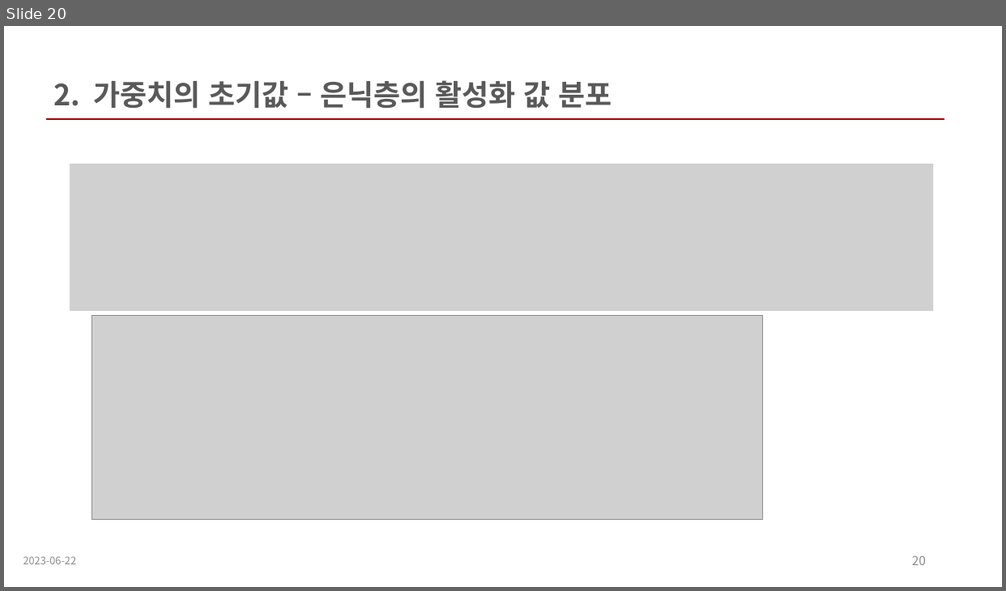
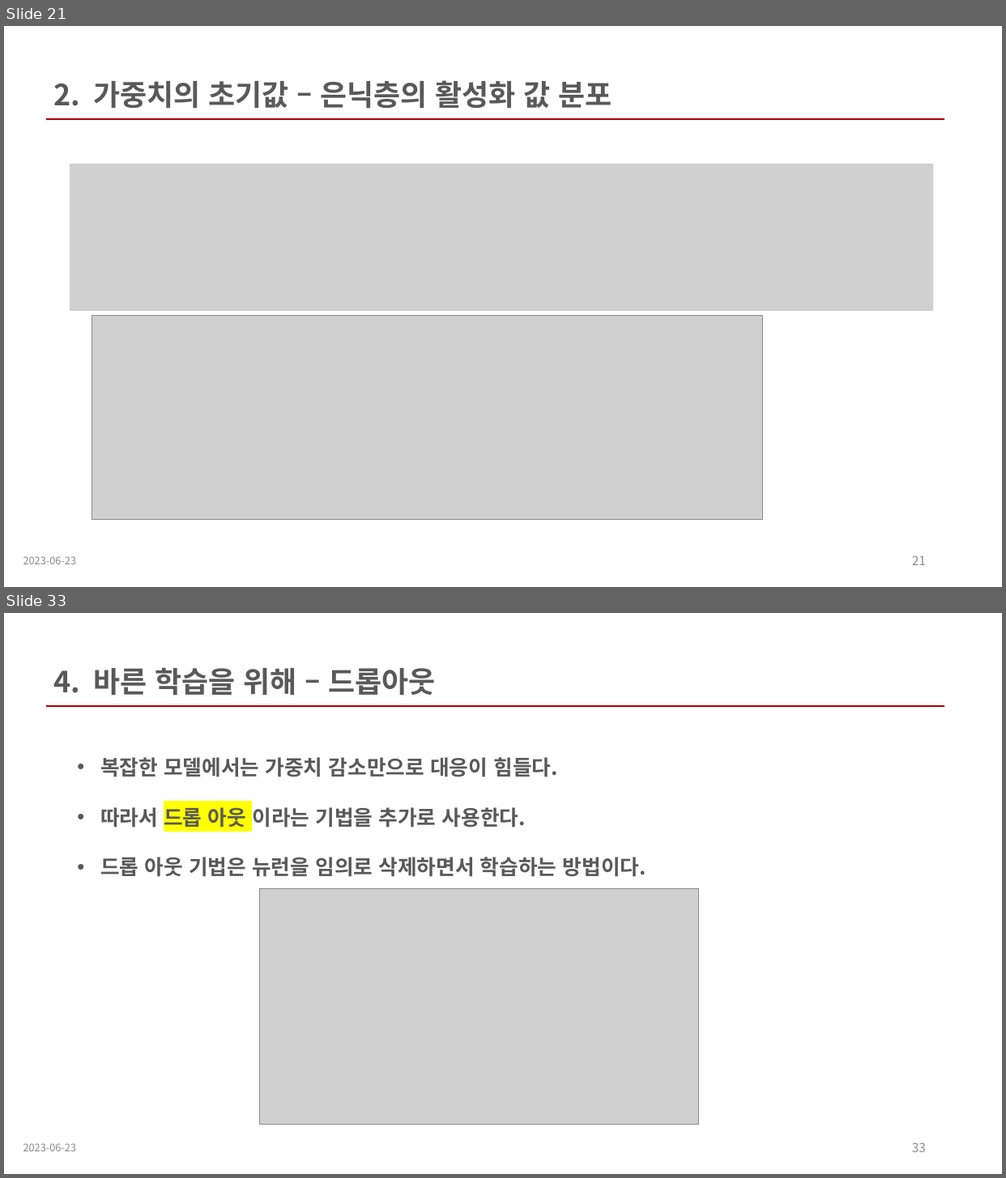
Before and after one commit to wkdnffla3/Dev_doc, a slide deck: deep_learning/DL_ppt/6_technique.pptx. Shown one above the other, each under a label of ours: slide 20 before the commit, slides 21 and 33 after it; the slides between them are not shown. The pictures are 1006x591 and 1006x1178 pixels, drawn with LibreOffice and Linux fonts; fonts in the diff are those of the drawing; grey boxes stand for pictures. Boxes give left, top, right and bottom in pixels: in the first picture for what was removed or moved away, otherwise in the second. Text is boxed around its words. In the diff, an @@ line names an element or a change of style, - is before the commit and + after.

```diff
--- a/deep_learning/DL_ppt/6_technique.pptx
+++ b/deep_learning/DL_ppt/6_technique.pptx
@@ slide 33 added at box(4, 613, 1002, 1174), background #FFFFFF @@
@@ text added at box(53, 667, 436, 695), 28 pt, text #595959, bold @@
+4. 바른 학습을 위해 – 드롭아웃
@@ line added from (46, 707) to (945, 707), #A80000 2.25 pt @@
@@ text added at box(100, 757, 646, 877), 20 pt, text #595959, bold @@
+• 복잡한 모델에서는 가중치 감소만으로 대응이 힘들다.
+• 따라서 드롭 아웃 이라는 기법을 추가로 사용한다.
+• 드롭 아웃 기법은 뉴런을 임의로 삭제하면서 학습하는 방법이다.
@@ picture added at box(260, 888, 700, 1125) @@
@@ text added at box(23, 1144, 77, 1152), 10 pt, text #8C8C8C @@
+2023-06-23
@@ page number added at box(912, 1143, 926, 1152), 12 pt, text #8C8C8C @@
+33
@@ what was slide 20 is now slide 21 @@
@@ slide 21 changed as well @@
@@ text at box(23, 557, 77, 565): text changed @@
-2023-06-22
+2023-06-23
@@ page number at box(912, 556, 926, 565): text changed @@
-20
+21
```
Also in this commit, not shown: 20 other slides changed, 16 other slides added, 13 slides removed, 1 other file.
